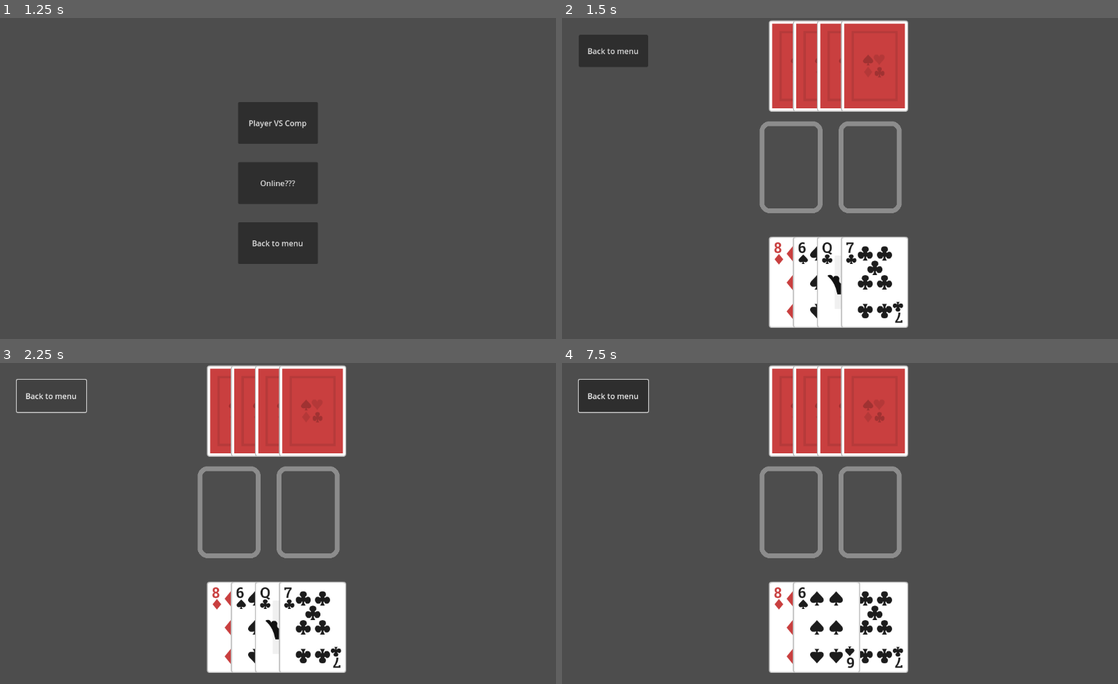
Above: before the commit, frames 1-4 (two rows, left to right).
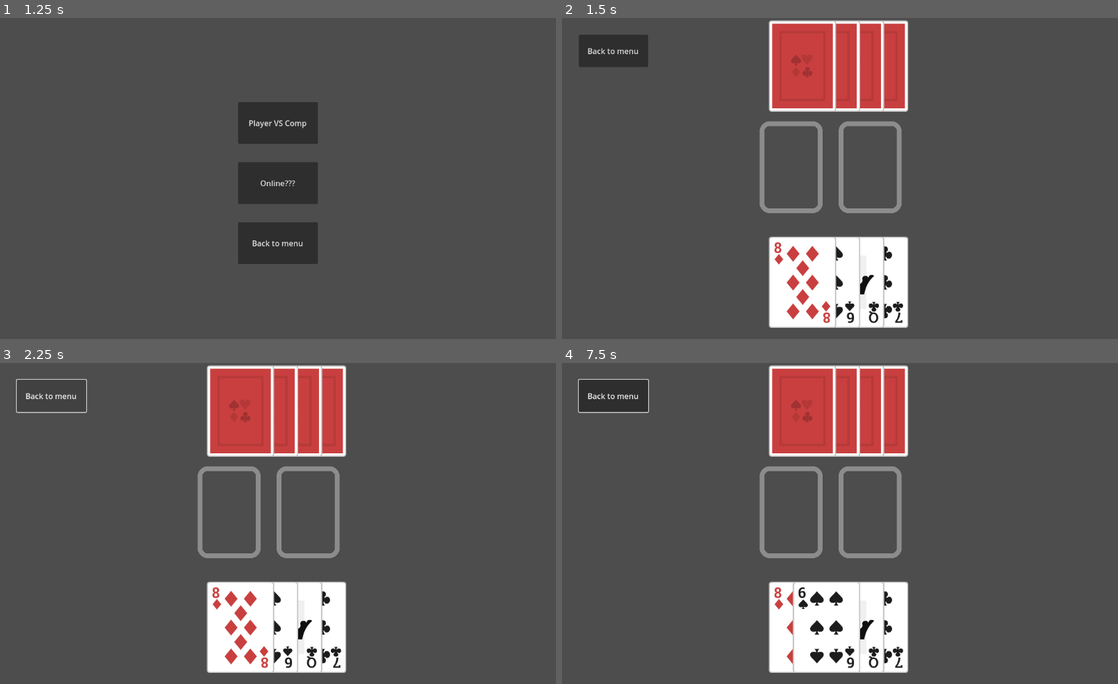
Above: after the commit, the same moments.

Repository: Zandaru117/Project_BurPoker_S1
Game: Godot game, scene res://scenes/MainMenu.tscn
Same seed, same stepped clock (60 frames per second), same inputs: the game is played once before the commit and once after it.
Inputs (mouse positions are in pixels of both pictures, inside the frame that each line leads up to):
- Up to frame 1 (1.25 s): click "Play" at 0.5 s
- Up to frame 2 (1.5 s): click "Player VS Comp" at 1.25 s
- Up to frame 3 (2.25 s): click "Back to menu" at 2 s
- Up to frame 4 (7.5 s): drag from (789, 510) to (801, 411) at 2.77 s; drag from (867, 510) to (801, 411) at 3.52 s; click (801, 411) at 4.42 s; drag from (828, 411) to (867, 510) at 5.02 s; drag from (851, 411) to (801, 626) at 5.77 s; drag from (873, 411) to (801, 626) at 6.52 s; click (801, 626) at 7.42 s

Frame 1 is identical in both runs. In frame 2, 2.8% of the frame differs, in the area x 41-58%, y 1-97%; in frame 3, 2.8%; in frame 4, 1.7%.

Commit message:
минимальная игра, счет идёт в print

Diff:
--- a/scenes/GameVSComp.tscn
+++ b/scenes/GameVSComp.tscn
@@ -30,7 +30,7 @@
 [node name="Player_DropZone" parent="." instance=ExtResource("6_ihu2o")]
 position = Vector2(476, 310)
 
-[node name="DropZone" parent="." instance=ExtResource("6_ihu2o")]
+[node name="Enemy_DropZone" parent="." instance=ExtResource("6_ihu2o")]
 position = Vector2(640, 310)
 
 [connection signal="pressed" from="BackToMenuButton" to="." method="_on_back_to_menu_button_pressed"]
--- a/scripts/game/Card.gd
+++ b/scripts/game/Card.gd
@@ -9,6 +9,8 @@
 var is_player_card: bool
 var back_texture: Texture2D = load( "res://assets/cards/card_back.png")
 var dropzone: DropZone = null
+var start_z_index: int
+var main_texture: Texture2D
 
 var initial_position: Vector2
 
@@ -23,7 +25,7 @@
 
 func load_card_texture():
 	var texture_path = "res://assets/cards/card_%s_%s.png" % [Suit.keys()[suit], Rank.keys()[rank]]
-	var main_texture: Texture2D = load(texture_path)
+	main_texture = load(texture_path)
 	var texture: Texture2D
 	if is_player_card:
 		texture = main_texture
@@ -45,22 +47,33 @@
 
 var is_dragging := false
 var drag_offset := Vector2.ZERO
+static var active_card: Card = null
 
 func _input_event(viewport, event, shape_idx):
-	if event is InputEventMouseButton and event.button_index == MOUSE_BUTTON_LEFT and is_player_card:
-		if event.pressed:
-			is_dragging = true
-			drag_offset = global_position - get_global_mouse_position()
-			z_index = 1000 # поверх других
-		else:
-			is_dragging = false
-			z_index = 0
-			stop_drag()
+	if event is InputEventMouseButton and event.button_index == MOUSE_BUTTON_LEFT and is_player_card and event.pressed:
+		if active_card != null:
+			return
+		is_dragging = true
+		drag_offset = global_position - get_global_mouse_position()
+		z_index = 1000  # поверх других
+		active_card = self
 
+func _unhandled_input(event):
+	if not is_dragging:
+		return
+
+	if event is InputEventMouseButton \
+	and event.button_index == MOUSE_BUTTON_LEFT \
+	and not event.pressed:
+
+		stop_drag()
 
 func stop_drag():
 	is_dragging = false
+	z_index = start_z_index
+	active_card = null
 	if dropzone.mouse_inside:
 		global_position = dropzone.global_position
+		get_parent().get_parent().check(self)
 	else:
 		global_position = initial_position
--- a/scripts/game/Game_VS_Comp.gd
+++ b/scripts/game/Game_VS_Comp.gd
@@ -34,7 +34,27 @@
 	#		print(hands[i].hand_cards[j].position[0], hands[i].hand_cards[j].position[1])
 	#print(deck.cards.size())
 	pass # Replace with function body.
-
+var check_cards: Array[Card] = []
+var round_count = 0
+var score = 0
+func check(card: Card):
+	#card.z_index = round_count * 1000
+	round_count += 1
+	hands[0].hand_cards[hands[0].hand_cards.size()-1].position = hands[0].hand_cards[hands[0].hand_cards.size()-1].dropzone.position
+	hands[0].hand_cards[hands[0].hand_cards.size()-1].sprite.texture = hands[0].hand_cards[hands[0].hand_cards.size()-1].main_texture
+	check_cards.append(card)
+	check_cards.append(hands[0].hand_cards[hands[0].hand_cards.size()-1])
+	hands[0].hand_cards.pop_back()
+	if check_cards[0].rank > check_cards[1].rank:
+		print("You won")
+		score += 1
+	else:
+		print("You losed")
+	print("%s:%s" % [score, round_count - score])
+	await get_tree().create_timer(1.0).timeout
+	check_cards[0].queue_free()
+	check_cards[1].queue_free()
+	check_cards = []
 
 # Called every frame. 'delta' is the elapsed time since the previous frame.
 func _process(delta: float) -> void:
--- a/scripts/game/Hand.gd
+++ b/scripts/game/Hand.gd
@@ -23,6 +23,10 @@
 	card.position = Vector2(hand_position[0] + 50* index, hand_position[1])
 	card.is_player_card = is_p_card
 	card.dropzone = zone
+	for i in range(hand_cards.size()):
+		hand_cards[i].start_z_index = 3-i
+		hand_cards[i].z_index = 3-i
+		#print(Card.Suit.keys()[hand_cards[i].suit], Card.Rank.keys()[hand_cards[i].rank], hand_cards[i].start_z_index)
 	add_child(hand_cards[index])
 	#print("поставил на [%s, %s]" % [hand_position[0] + hand_position[0] * index, hand_position[1]])
 	card.initial_position = card.position
